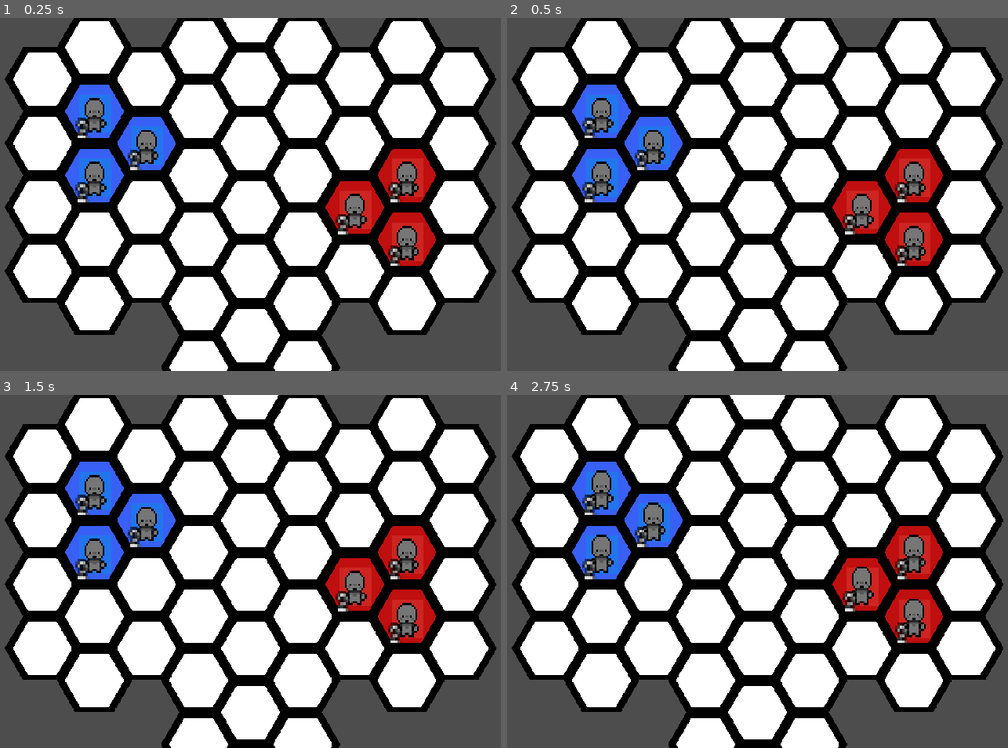
Above: before the commit, frames 1-4 (two rows, left to right).
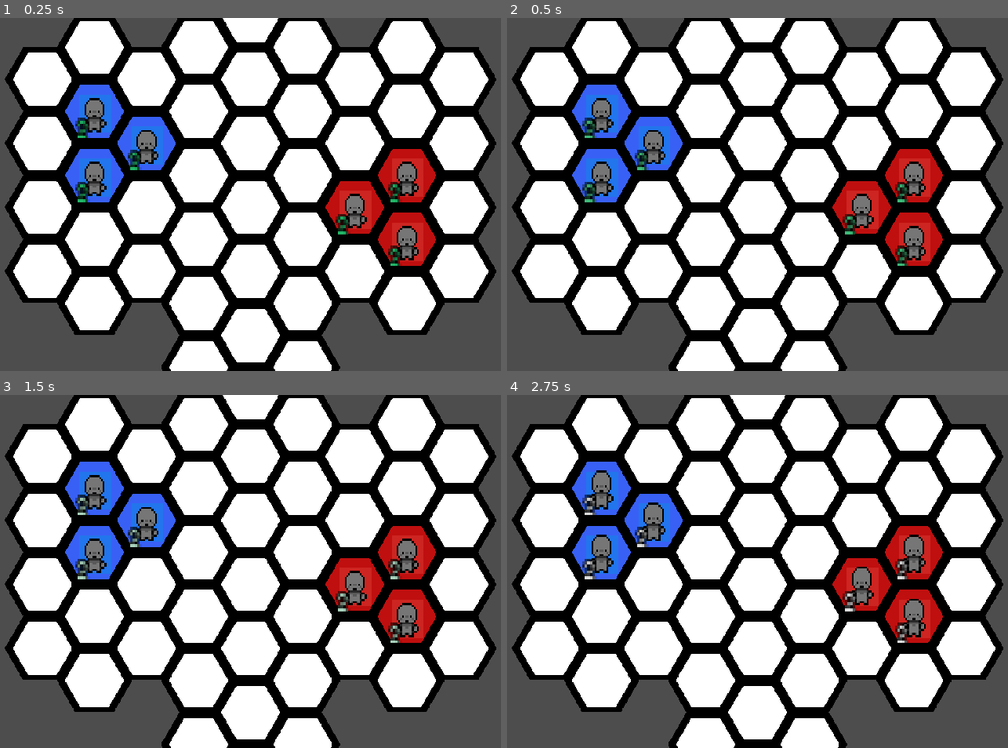
Above: after the commit, the same moments.

Repository: DubiousDuck/Manny-Takes-on-Upper-Management
Game: Godot game, scene res://stages/demo_field.tscn
Two runs of this game, one before a commit and one after it. Both use one fixed random seed, a clock stepped at 60 frames per second and the inputs below.
Inputs (mouse positions are in pixels of both pictures, inside the frame that each line leads up to):
- Up to frame 1 (0.25 s): no input
- Up to frame 2 (0.5 s): no input
- Up to frame 3 (1.5 s): move the mouse to (145, 525) at 0.52 s; click (145, 525) at 0.67 s; move the mouse to (95, 557) at 1.27 s; click (95, 557) at 1.42 s
- Up to frame 4 (2.75 s): move the mouse to (602, 493) at 2.02 s; click (602, 493) at 2.17 s

The runs differ from the first frame. In frame 1, 0.4% of the frame differs, in the area x 15-80%, y 29-71%; in frame 2, 0.4%; in frame 3, 0.2%; in frame 4, nothing differs.

Commit message:
health setget

Diff:
--- a/unit/unit.gd
+++ b/unit/unit.gd
@@ -9,7 +9,27 @@
 enum Action {NONE, MOVE, ATTACK, ITEM}
 
 #unit attributes (interface)
-@export var health: int = 2
+@export var health: int = 2 :
+	set(new_health):
+		$BackupHealth.modulate = Color(0,0,0,0)
+		var old_health = health
+		health = new_health
+		$Health.text = str(health)
+		if new_health >= old_health:
+			$Health.modulate = Color("0ac863")
+		else:
+			$BackupHealth.text = str(new_health - old_health)
+			$BackupHealth.modulate = Color("b61d268b")
+			var a = create_tween()
+			a.tween_property($BackupHealth, "position", $BackupHealth.position + Vector2(0,10), 2)
+			a = create_tween()
+			a.tween_property($BackupHealth, "modulate:a", 0, 2)
+		var b = create_tween()
+		b.tween_property($Health, "modulate", Color("ffffff"), 2)
+		await b.finished
+		$BackupHealth.position = $Health.position
+		$BackupHealth.modulate = Color(0,0,0,0)
+
 @export var attack_power: int = 1
 @export var move_speed_per_cell := 0.2
 @export var movement_range: int = 2
@@ -34,7 +54,6 @@
 	else:
 		if is_player_controlled: $ColorRect.color = Color(0, 0.592, 0.871)
 		else: $ColorRect.color = Color(0.89, 0.281, 0.239)
-	$Health.text = str(health) #TODO: Replace placeholder
 
 	unit_held.map(
 		func(unit):
--- a/unit/unit.tscn
+++ b/unit/unit.tscn
@@ -630,6 +630,25 @@
 }
 autoplay = "RESET"
 
+[node name="BackupHealth" type="Label" parent="."]
+modulate = Color(0.713726, 0.113725, 0.14902, 0.545098)
+anchors_preset = 8
+anchor_left = 0.5
+anchor_top = 0.5
+anchor_right = 0.5
+anchor_bottom = 0.5
+offset_left = -16.129
+offset_top = 2.7027
+offset_right = 2.87094
+offset_bottom = 15.7027
+grow_horizontal = 2
+grow_vertical = 2
+theme_override_constants/outline_size = 4
+theme_override_font_sizes/font_size = 16
+text = "8"
+horizontal_alignment = 1
+vertical_alignment = 1
+
 [node name="Health" type="Label" parent="."]
 anchors_preset = 8
 anchor_left = 0.5
@@ -638,7 +657,7 @@
 anchor_bottom = 0.5
 offset_left = -16.129
 offset_top = 2.7027
-offset_right = 2.87097
+offset_right = 2.87094
 offset_bottom = 15.7027
 grow_horizontal = 2
 grow_vertical = 2
